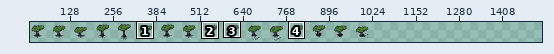
File history of a sprite sheet, Assets/Sprites/Player.png. The picture above shows the old version from afar; the outline marks the close-up.
Close-up. Old version:
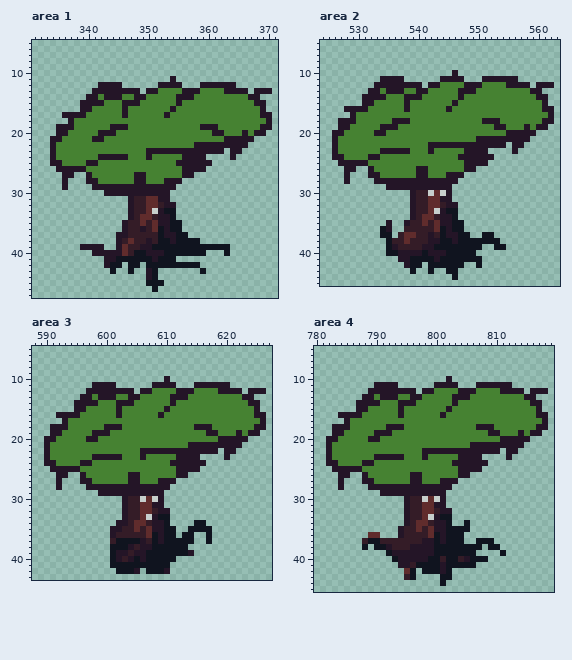
The file is 1024x64 pixels. Shown: area 1: x 331..371, y 5..47; area 2: x 524..563, y 5..45; area 3: x 588..627, y 5..43; area 4: x 780..819, y 5..45. The old version is drawn lined up with the new one, on the new canvas. The wide view leaves out empty margins. The commit also changed other parts of the picture, which this record leaves out.
And afterwards:
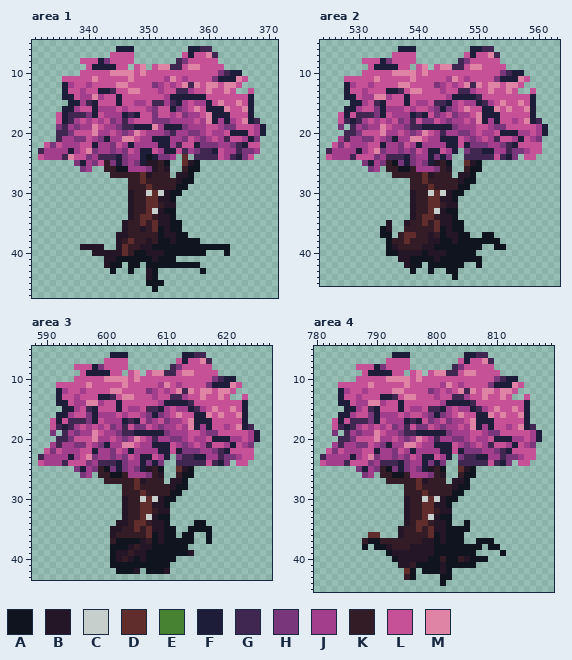
Palette (. is transparent): A #10141f  B #241527  C #c7cfcc  D #602c2c  E #468232  F #1e1d39  G #402751  H #7a367b  J #a23e8c  K #341c27  L #c65197  M #df84a5
The edit:
canvas 1024x64 -> 1536x64
Changed rows in their new state; - is an unchanged pixel.
Area 1:
first column x 332:
 6 -------------FFF---------FFGG----------
 7 ------------LLLL--------LFLLMG---------
 8 -------LLLFHLLLL-------GHLLLLL---------
 9 --------LFFFFLL-LM-LMMGGLMMLLLL--------
10 -------LLLLLMMMMLMLLLLLLLLLLLLHGFF-----
11 ----LLLLLMLLLLLMLLLLLJMLJLLLLHFFFML----
12 ----FJLLJLLLLMMLLLLHJLJLMGMLMMLMML-----
13 ----FLLJLLFFGLLMMLLLJLLGGJLLMLLML..L...
14 ----FFLJJMJLLFLLLLLLLJFFFFFFLLLLLLLF.--
15 -----FFJGFLLLFLLJJLGGJGFJLJJFLMLLMLF..-
16 ----FFJLLFJJJLJLLLJHLLFHJLMLFFFMLLMF..-
17 ---LFGGGHFLJJJFGFLLHLLJLHJJLMFFFLLLF...
18 ---LFGJLJLJLHJGJLLLHHHJJJJLJMFJFJLMFG..
19 ---HGJHJJMLJJHGGFFFMJFFFHJJJLLJHHLLLJF.
20 ---GGHLLLMJJLJHJMLJJJHGJJHHJLJJLFFFLJF-
21 --.GJJHHLJHFJJMMLJJFFFJJHLJHJLJGLLJFH--
22 -LHLJJJLLFJJHLJFJJJJFFJGLLFHHHJJHGFLL--
23 GJJJJFJLMHJJHJHLJFFLJFFLGJHGGFLJJGHHJ--
24 LJJJGMLLHJGGGFHJJFAFHHJ.D.GGGGLJGFHL---
25 --....HFJHLKHFHJHFBBKA..D-A..----------
26 ---....HJ..KKAAJJJHBKB..KAA.-----------
27 ----..--....KKKKKDBKKK.B-A-------------
28 ----.---.......KKDKKKKK-AA-------------
29 ----.----......KKKDKKKKAA--------------
30 -----------....-KKCDC-AA---------------
31 ----------------------A----------------
Area 2:
first column x 525:
 6 ------------FFF---------FFGG----------
 7 -----------LLLL--------LFLLMG---------
 8 ------LLLFHLLLL-------GHLLLLL---------
 9 -------LFFFFLL-LM-LMMGGLMMLLLL--------
10 ------LLLLLMMMMLMLLLLLLLLLLLLHGFF-----
11 ---LLLLLMLLLLLMLLLLLJMLJLLLLHFFFML----
12 ---FJLLJLLLLMMLLLLHJLJLMGMLMMLMML.-...
13 ---FLLJLLLFFGLMMLLLJLLGGJLLMLLML..L.--
14 ---FFLJJMMJLLFLLLLLLJFFFFGLLLLLLLLF..-
15 ----FFJLGFLLLFLJJLGGFJLJJFGJLMLLMLF..-
16 ---FFJLLHFJJJLJLLJHFHJLMLLFFMLMLLMF...
17 --LFLGGGHFLJJJFGFLHJLHJJLMFFFLLLLLF...
18 --LGFGJLJLJLHJGLHHLJHJJLJMFJFLLJLMFG..
19 --H.GJHJJMLJJHGGFFFFFHJJJLLJHHLLLLLJF-
20 -..GGHLLLMJJLJHJMLJGJJHHJLJJLFFFJJLJF-
21 -.JGJJHHLJHFJJMMLJJFFFLJHJLJGLLJFLJH--
22 -LHLJJJLLFJJHLJFJJJJFFLFHHHJJHGFLLLL--
23 GJJJJFJLMHJJHJHLJFFLJF.HGGFFJJGHHJLL--
24 LJJJGLLLHJGGGFHJJFHFH..GGGGGLGFH-LL---
25 --....HFJHKAHFHJHFBKA..D-A.-----------
26 ---..--HJ.KKAAKJJJHKB..KAA------------
27 ---.---....KKKKKDBKKK.-BA-------------
28 ---.----......KKDKKKKKBAA-------------
29 ----------....KKKDKKKKAA--------------
30 ---------------------AA---------------
31 ---------------------A----------------
Area 3:
first column x 589:
 6 ------------FFF---------FFGG----------
 7 -----------LLLL--------LFLLMG---------
 8 ------LLLFHLLLL-------GHLLLLL---------
 9 -------LFFFFLL-LM-LMMGGLMMLLLL--------
10 ------LLLLLMMMMLMLLLLLLLLLLLLHGFF-----
11 ---LLLLLMLLLLLMLLLLLJMLJLLLLHFFFML----
12 ---FJLLJLLLLMMLLLLHJLJLMGMLMMLMML.-...
13 ---FLLJLLLFFGLMMLLLJLLGGJLLMLLML..L.--
14 ---FFLJJMMJLLFLLLLLLJFFFFGLLLLLLLLF..-
15 ----FFJLGFLLLFLJJLGGFJLJJFGJLMLLMLF..-
16 ---FFJLLHFJJJLJLLJHFHJLMLLFFMLMLLMF...
17 --LFLGGGHFLJJJFGFLHJLHJJLMFFFLLLLLF...
18 --LGFGJLJLJLHJGLHHLJHJJLJMFJFLLJLMFG..
19 --H.GJHJJMLJJHGGFFFFFHJJJLLJHHLLLLLJF-
20 -..GGHLLLMJJLJHJMLJGJJHHJLJJLFFFJJLJF-
21 -.JGJJHHLJHFJJMMLJJFFFLJHJLJGLLJFLJH--
22 -LHLJJJLLFJJHLJFJJJJFFLFHHHJJHGFLLLL--
23 GJJJJFJLMHJJHJHLJFFLJF.HGGFFJJGHHJLL--
24 LJJJGLLLHJGGGFHJJFHFH..GGGGGLGFH-LL---
25 --....HFJHKAHFHJHFBKA..D-A.-----------
26 ---..--HJ.KKAAKJJJHKB..KAA------------
27 ---.---....KKKKKDBKKK.-BA-------------
28 ---.----......KKDKKKKKBAA-------------
29 ----------....KKKDKKKKAA--------------
30 ---------------------AA---------------
31 ---------------------A----------------
Area 4:
first column x 781:
 6 ------------FFF---------FFGG----------
 7 -----------LLLL--------LFLLMG---------
 8 ------LLLFHLLLL-------GHLLLLL---------
 9 -------LFFFFLL-LM-LMMGGLMMLLLL--------
10 ------LLLLLMMMMLMLLLLLLLLLLLLHGFF-----
11 ---LLLLLMLLLLLMLLLLLJMLJLLLLHFFFML----
12 ---FJLLJLLLLMMLLLLHJLJLMGMLMMLMML.-...
13 ---FLLJLLLFFGLMMLLLJLLGGJLLMLLML..L.--
14 ---FFLJJMMJLLFLLLLLLJFFFFGLLLLLLLLF..-
15 ----FFJLGFLLLFLJJLGGFJLJJFGJLMLLMLF..-
16 ---FFJLLHFJJJLJLLJHFHJLMLLFFMLMLLMF...
17 --LFLGGGHFLJJJFGFLHJLHJJLMFFFLLLLLF...
18 --LGFGJLJLJLHJGLHHLJHJJLJMFJFLLJLMFG..
19 --H.GJHJJMLJJHGGFFFFFHJJJLLJHHLLLLLJF-
20 -..GGHLLLMJJLJHJMLJGJJHHJLJJLFFFJJLJF-
21 -.JGJJHHLJHFJJMMLJJFFFLJHJLJGLLJFLJH--
22 -LHLJJJLLFJJHLJFJJJJFFLFHHHJJHGFLLLL--
23 GJJJJFJLMHJJHJHLJFFLJF.HGGFFJJGHHJLL--
24 LJJJGLLLHJGGGFHJJFHFH..GGGGGLGFH-LL---
25 --....HFJHKAHFHJHFBKA..D-A.-----------
26 ---..--HJ.KKAAKJJJHKB..KAA------------
27 ---.---....KKKKKDBKKK.-BA-------------
28 ---.----......KKDKKKKKBAA-------------
29 ----------....KKKDKKKKAA--------------
30 ---------------------AA---------------
31 ---------------------A----------------
